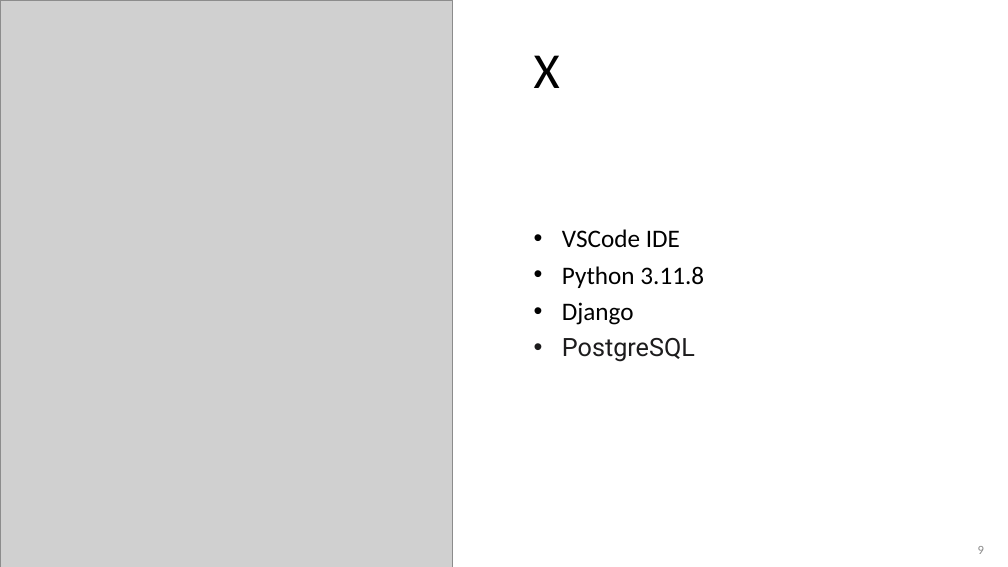
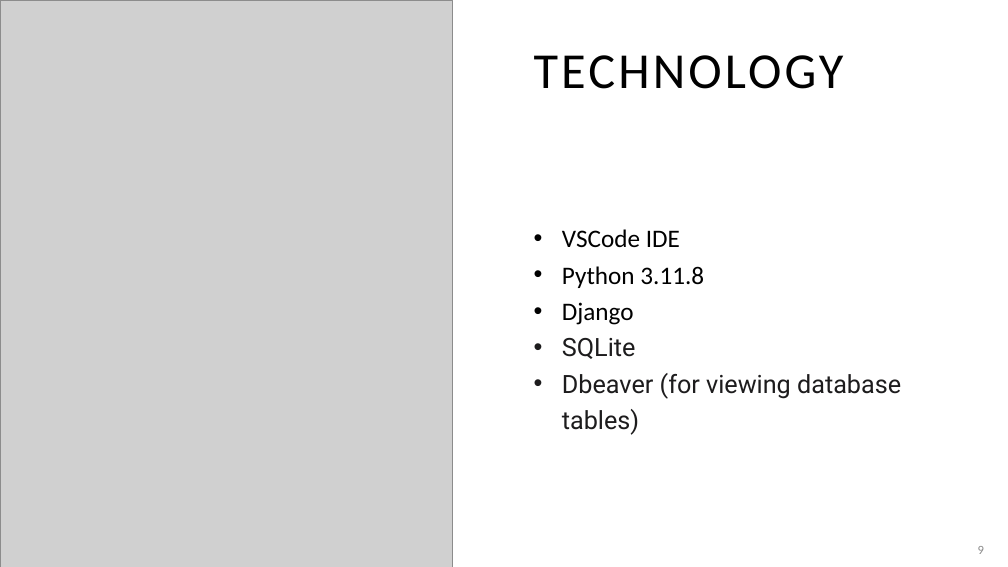
Before and after one commit to adriaonline/CPT200SP24-Team1, a slide deck: slide 9 of Phase 2 Docs/Phase 2 - Presentation.pptx. Drawn at 1008x567 pixels with LibreOffice and Linux fonts; fonts in the diff are those of the drawing; grey boxes stand for pictures. Boxes give left, top, right and bottom in pixels: in the first picture for what was removed or moved away, otherwise in the second. Text is boxed around its words. In the diff, an @@ line names an element or a change of style, - is before the commit and + after.

```diff
--- a/Phase 2 Docs/Phase 2 - Presentation.pptx
+++ b/Phase 2 Docs/Phase 2 - Presentation.pptx
@@ title at <box>534,55,844,89</box>: text changed @@
-X
+TECHNOLOGY
@@ text at <box>562,338,901,435</box>: text changed @@
-• PostgreSQL
+• SQLite
+• Dbeaver (for viewing database tables)
```
Also in this commit, not shown: 4 other slides changed, 4 slides added, 2 slides removed.
